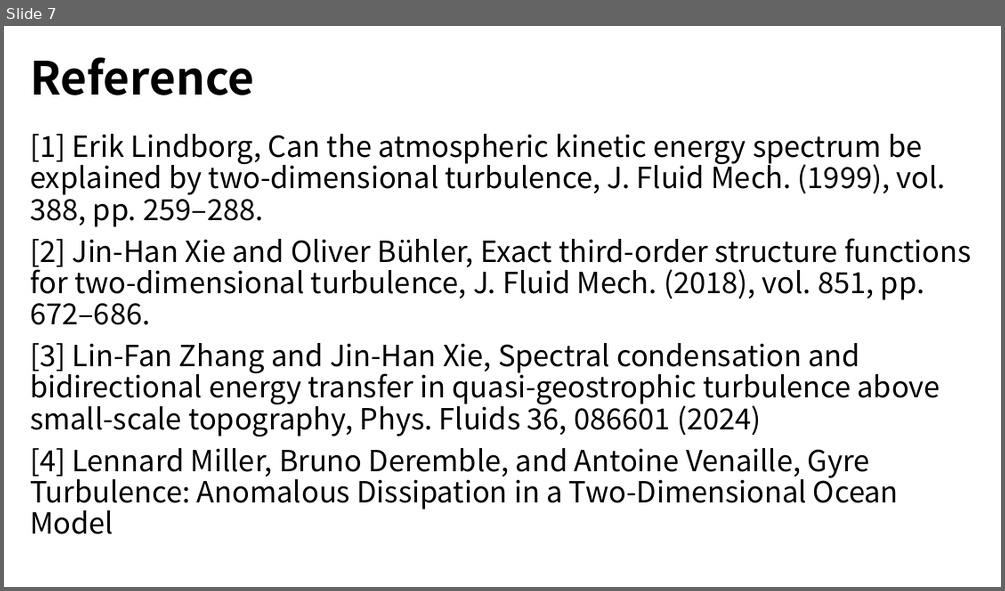
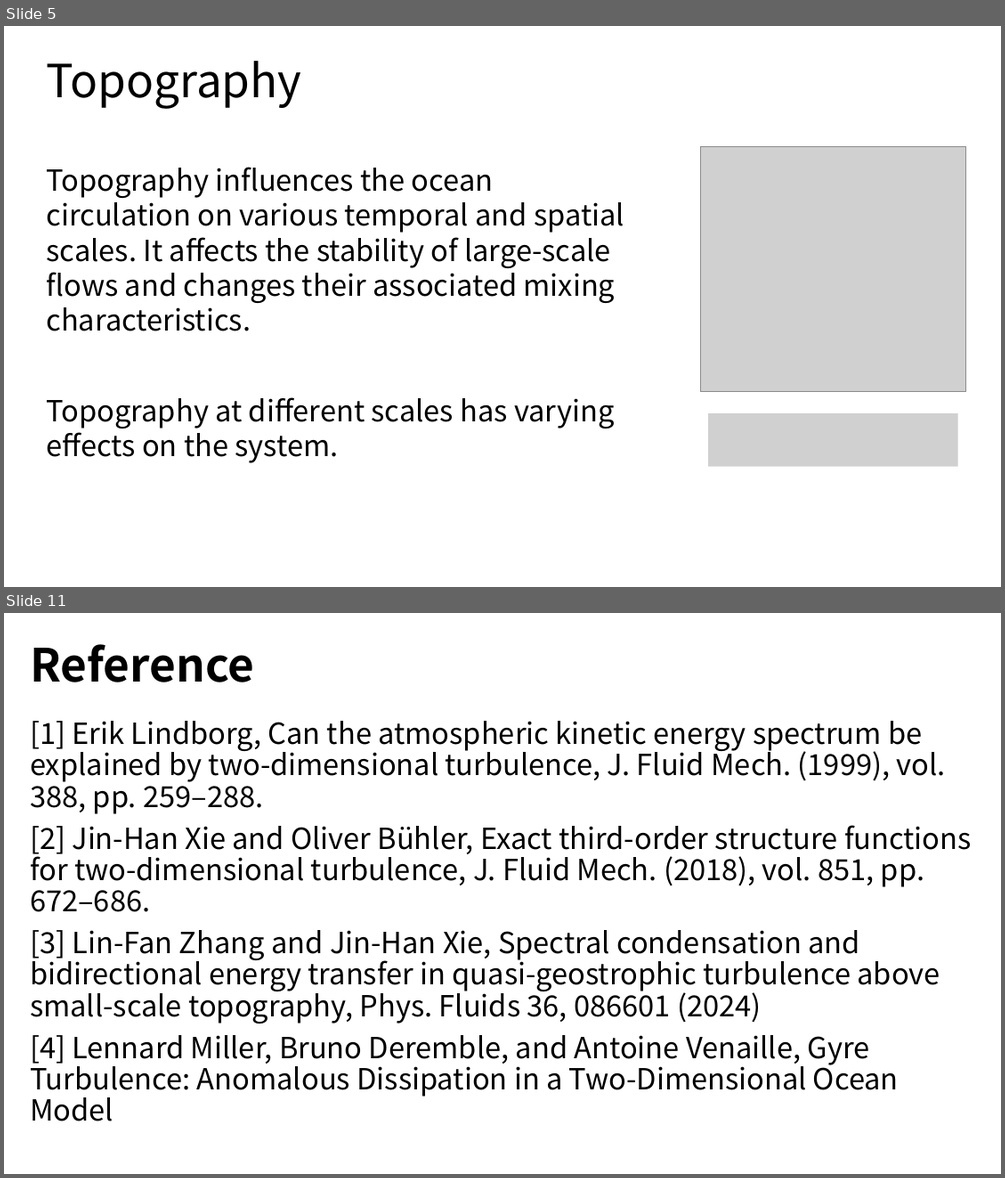
Before and after one commit to yangziang03/yangziang03.github.io, a slide deck: mypaper/thesis/Research1.pptx. Shown one above the other, each under a label of ours: slide 7 before the commit, slides 5 and 11 after it; the slides between them are not shown. The pictures are 1005x591 and 1005x1178 pixels, drawn with LibreOffice and Linux fonts; fonts in the diff are those of the drawing; grey boxes stand for pictures. Boxes give left, top, right and bottom in pixels: in the first picture for what was removed or moved away, otherwise in the second. Text is boxed around its words. In the diff, an @@ line names an element or a change of style, - is before the commit and + after.

```diff
--- a/mypaper/thesis/Research1.pptx
+++ b/mypaper/thesis/Research1.pptx
@@ slide 5 added at [4,26,1001,587], background #FFFFFF @@
@@ title added at [47,61,302,109], 44 pt, text #000000 @@
+Topography
@@ picture added at [700,146,966,392] @@
@@ text added at [47,167,624,463], 28 pt, text #000000 @@
+Topography influences the ocean circulation on various temporal and spatial scales. It affects the stability of large-scale flows and changes their associated mixing characteristics.
+Topography at different scales has varying effects on the system.
@@ picture added at [708,413,958,467] @@
@@ what was slide 7 is now slide 11 @@
```
Also in this commit, not shown: 1 slide changed, 8 other slides added, 5 slides removed, 1 other file.
